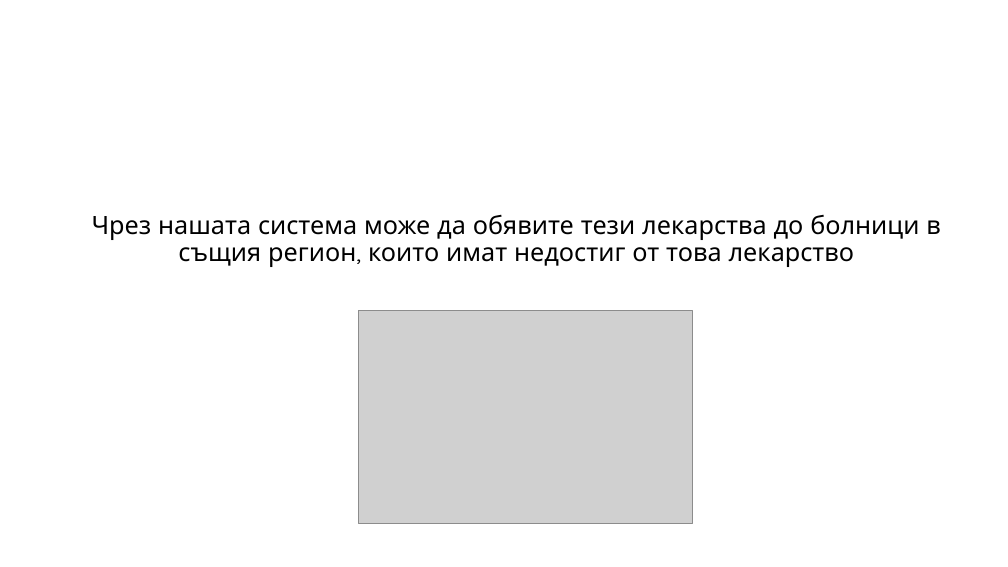
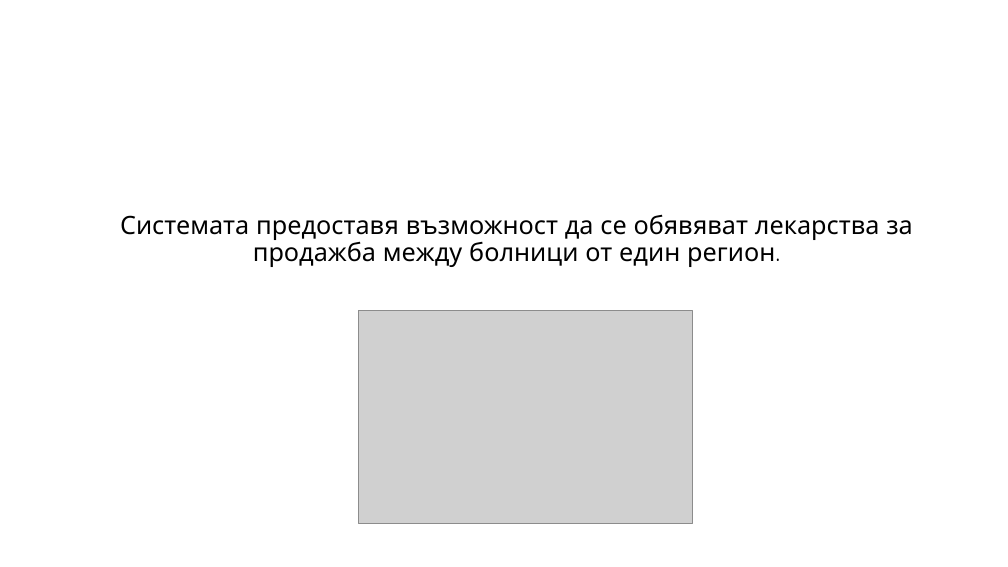
Before and after one commit to petargeorgiev18/SmartMeds, a slide deck: slide 10 of SmartMeds.pptx (slide 7 before the commit). Drawn at 1008x567 pixels with LibreOffice and Linux fonts; fonts in the diff are those of the drawing; grey boxes stand for pictures; background and template pictures are left out. Boxes give left, top, right and bottom in pixels: in the first picture for what was removed or moved away, otherwise in the second. Text is boxed around its words. In the diff, an @@ line names an element or a change of style, - is before the commit and + after.

```diff
--- a/SmartMeds.pptx
+++ b/SmartMeds.pptx
@@ text at (120, 214, 912, 267): text changed @@
-Чрез нашата система може да обявите тези лекарства до болници в същия регион, които имат недостиг от това лекарство
+Системата предоставя възможност да се обявяват лекарства за продажба между болници от един регион.
```
Also in this commit, not shown: 1 other slide changed, 4 slides added.
